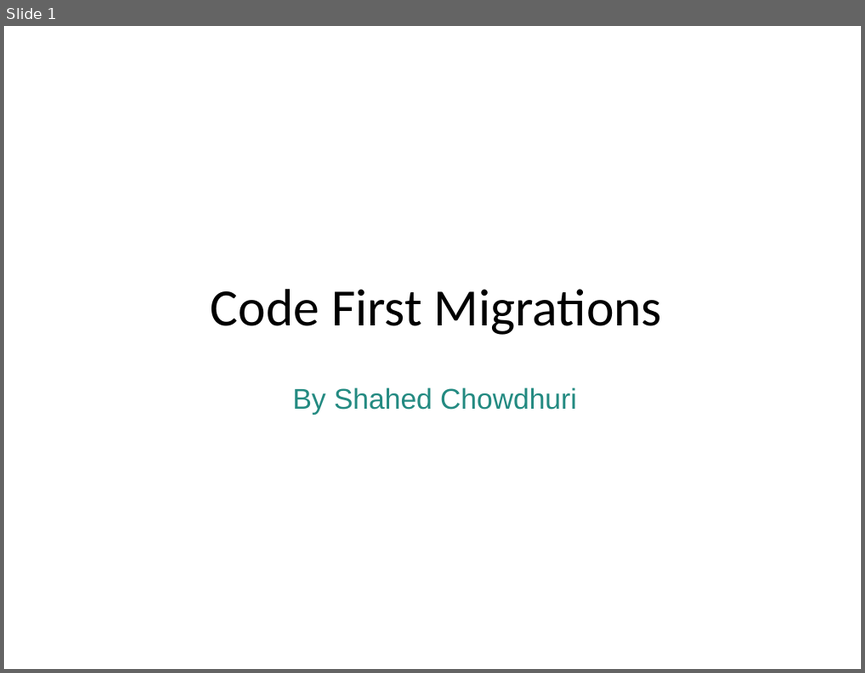
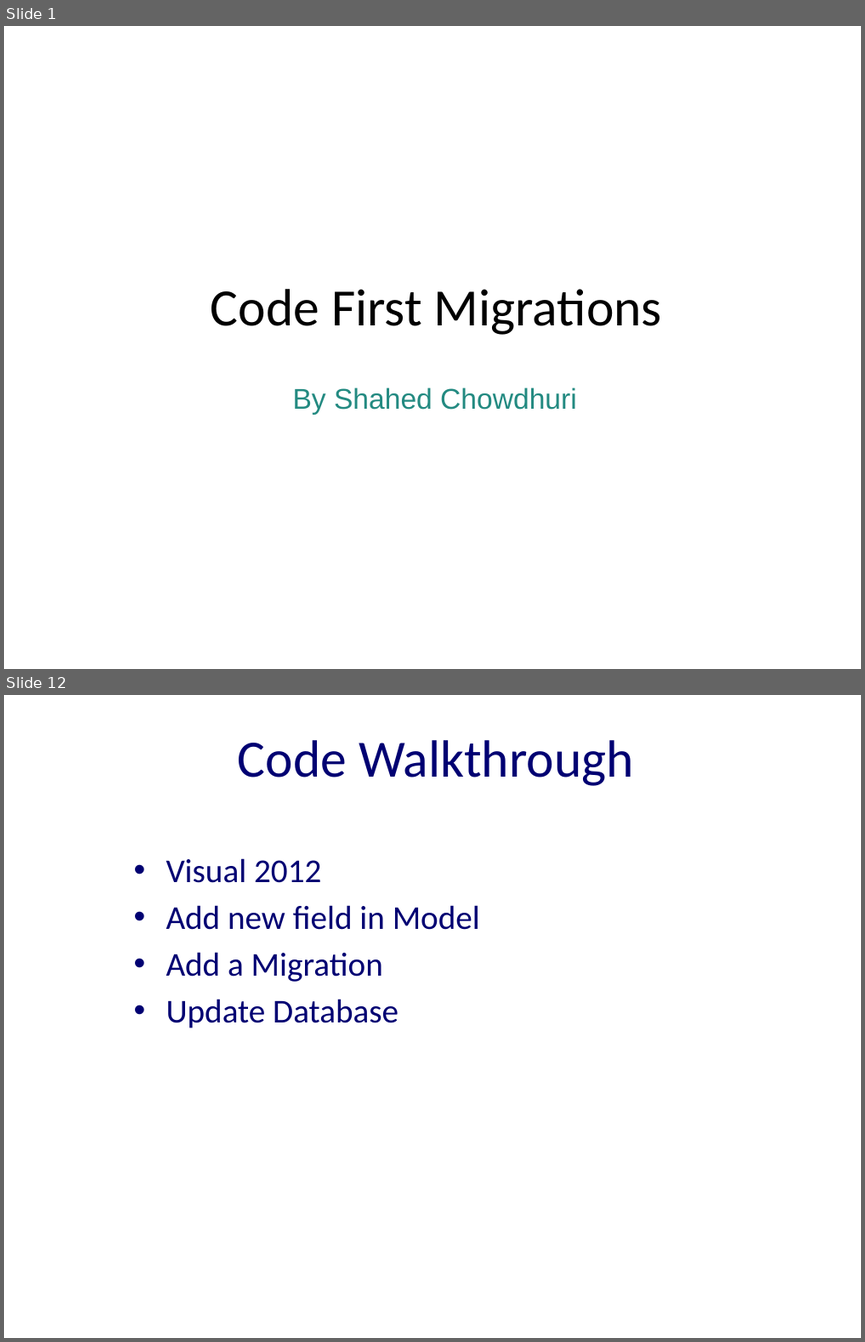
Before and after one commit to excellalabs/ExcellaLean, a slide deck: _presentations/CodeFirstMigrations.pptx. Shown one above the other, each under a label of ours: slide 1 before the commit, slides 1 and 12 after it; the slides between them are not shown. The pictures are 865x673 and 865x1342 pixels, drawn with LibreOffice and Linux fonts; fonts in the diff are those of the drawing; background and template pictures are left out. Boxes give left, top, right and bottom in pixels: in the first picture for what was removed or moved away, otherwise in the second. Text is boxed around its words. In the diff, an @@ line names an element or a change of style, - is before the commit and + after.

```diff
--- a/_presentations/CodeFirstMigrations.pptx
+++ b/_presentations/CodeFirstMigrations.pptx
@@ slide 12 added at bbox=[4, 695, 861, 1338], background #FFFFFF @@
@@ title added at bbox=[238, 740, 634, 786], 44 pt, text #000072 @@
+Code Walkthrough
@@ text added at bbox=[166, 858, 480, 1028], 28 pt, text #000072 @@
+• Visual 2012
+• Add new field in Model
+• Add a Migration
+• Update Database
```
Also in this commit, not shown: 1 slide changed, 11 other slides added, 2 slides removed.
